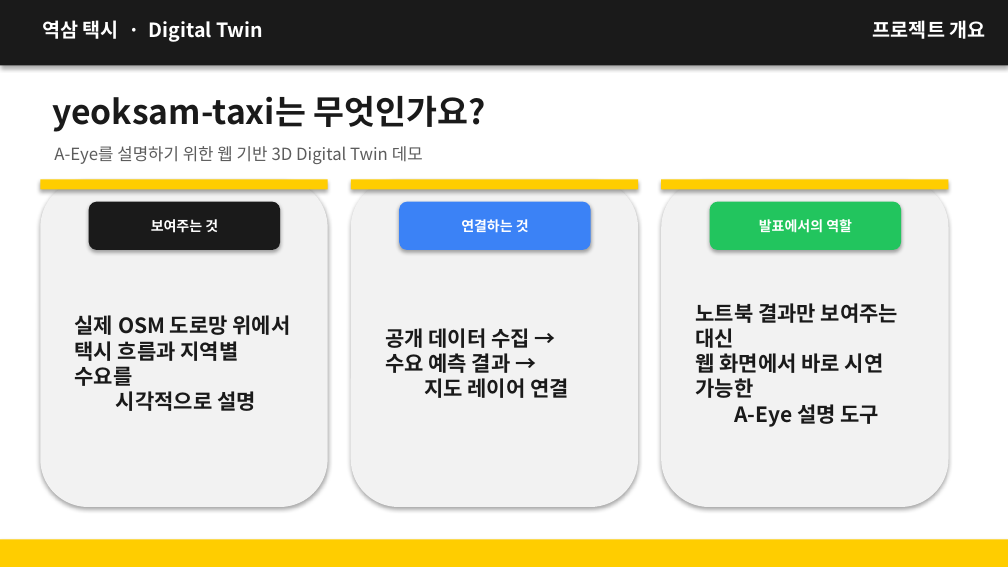
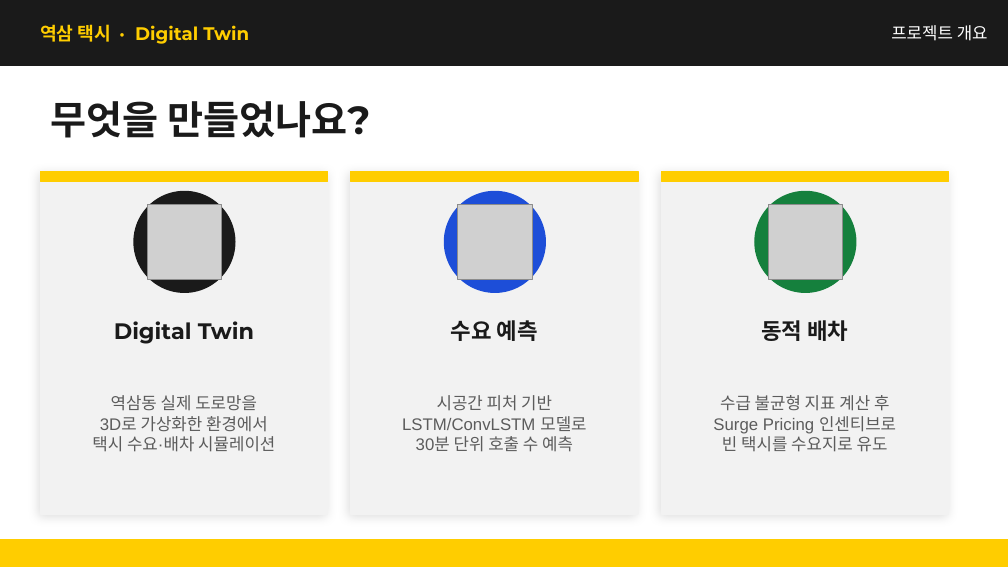
Before and after one commit to kimcanal/yeoksam-taxi, a slide deck: slide 3 of public/a-eye-presentation/A-Eye_midterm_data_collection_forecast.pptx. Drawn at 1008x567 pixels with LibreOffice and Linux fonts; fonts in the diff are those of the drawing; grey boxes stand for pictures. Boxes give left, top, right and bottom in pixels: in the first picture for what was removed or moved away, otherwise in the second. Text is boxed around its words. In the diff, an @@ line names an element or a change of style, - is before the commit and + after.

```diff
--- a/public/a-eye-presentation/A-Eye_midterm_data_collection_forecast.pptx
+++ b/public/a-eye-presentation/A-Eye_midterm_data_collection_forecast.pptx
@@ rectangle at [0, 0, 1008, 66]: outline none to #1A1A1A 1 pt; shadow off @@
@@ text "역삼 택시 · Digital Twin" at [40, 24, 249, 44]: size 14 to 13 pt, font Noto Sans CJK KR to Montserrat, text colour #FFFFFF to #FFCD00 @@
@@ text "프로젝트 개요" at [891, 25, 988, 41]: size 14 to 12 pt, font Noto Sans CJK KR to Arial, bold off @@
@@ text at [50, 101, 370, 138]: text changed; size 24 to 28 pt; font Noto Sans CJK KR to Montserrat @@
-yeoksam-taxi는 무엇인가요?
+무엇을 만들었나요?
@@ text removed at [54, 146, 423, 164] @@
-A-Eye를 설명하기 위한 웹 기반 3D Digital Twin 데모
@@ rounded rectangle removed at [40, 179, 328, 507] @@
@@ rectangle added at [40, 171, 328, 514], fill #F2F2F2, outline #F2F2F2 1 pt @@
@@ rectangle: place and size @@
-rectangle at [351, 179, 638, 507]
+rectangle at [351, 171, 638, 514]
@@ rectangle at [351, 171, 638, 514]: rounded rectangle to rectangle; outline none to #F2F2F2 1 pt; shadow changed @@
@@ 3 rectangles: place and size @@
-3 rectangles at [40, 179, 949, 190]
+3 rectangles at [40, 171, 949, 181]
@@ outline none to #FFCD00 1 pt; shadow off in 3 elements at [351, 171, 638, 181], [40, 171, 328, 181], [661, 171, 949, 181] @@
@@ rounded rectangle removed at [661, 179, 949, 507] @@
@@ rectangle added at [661, 171, 949, 514], fill #F2F2F2, outline #F2F2F2 1 pt @@
@@ rounded rectangle removed at [89, 202, 280, 250] @@
@@ ellipse added at [134, 192, 235, 292], fill #1A1A1A, outline #1A1A1A 1 pt @@
@@ picture added at [147, 205, 222, 279] @@
@@ ellipse: place and size @@
-ellipse at [399, 202, 591, 250]
+ellipse at [445, 192, 545, 292]
@@ ellipse at [445, 192, 545, 292]: rounded rectangle to ellipse; fill #3B82F6 to #1D4ED8; outline none to #1D4ED8 1 pt; shadow off @@
@@ picture added at [458, 205, 532, 279] @@
@@ rounded rectangle removed at [710, 202, 901, 250] @@
@@ ellipse added at [755, 192, 856, 292], fill #15803D, outline #15803D 1 pt @@
@@ picture added at [768, 205, 843, 279] @@
@@ text removed at [151, 219, 218, 233] @@
-보여주는 것
@@ text removed at [461, 219, 529, 233] @@
-연결하는 것
@@ text removed at [759, 219, 852, 233] @@
-발표에서의 역할
@@ text added at [114, 321, 254, 344], 16 pt, text #1A1A1A, bold @@
+Digital Twin
@@ text at [451, 320, 538, 341]: text changed; size 15 to 16 pt; font Noto Sans CJK KR to Montserrat @@
-공개 데이터 수집 →
-수요 예측 결과 →
-지도 레이어 연결
+수요 예측
@@ text removed at [696, 303, 898, 427] @@
-노트북 결과만 보여주는 대신
-웹 화면에서 바로 시연 가능한
-A-Eye 설명 도구
@@ text added at [761, 320, 848, 341], 16 pt, text #1A1A1A, bold @@
+동적 배차
@@ text at [92, 395, 275, 452]: text changed; size 15 to 12 pt; font Noto Sans CJK KR to Arial; text colour #1A1A1A to #5C5C5C; bold off @@
-실제 OSM 도로망 위에서
-택시 흐름과 지역별 수요를
-시각적으로 설명
+역삼동 실제 도로망을
+3D로 가상화한 환경에서
+택시 수요·배차 시뮬레이션
@@ text added at [402, 395, 586, 452], 12 pt, text #5C5C5C @@
+시공간 피처 기반
+LSTM/ConvLSTM 모델로
+30분 단위 호출 수 예측
@@ text added at [713, 395, 896, 452], 12 pt, text #5C5C5C @@
+수급 불균형 지표 계산 후
+Surge Pricing 인센티브로
+빈 택시를 수요지로 유도
```
Also in this commit, not shown: 10 other slides changed, 3 slides added, 2 slides removed.
